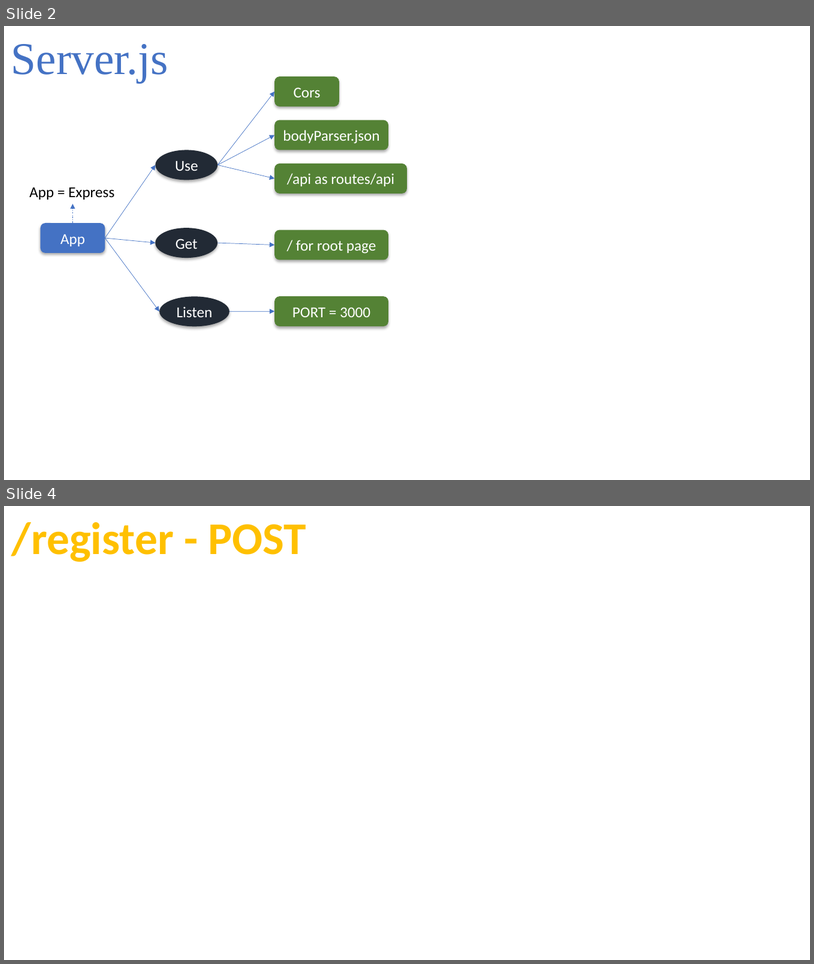
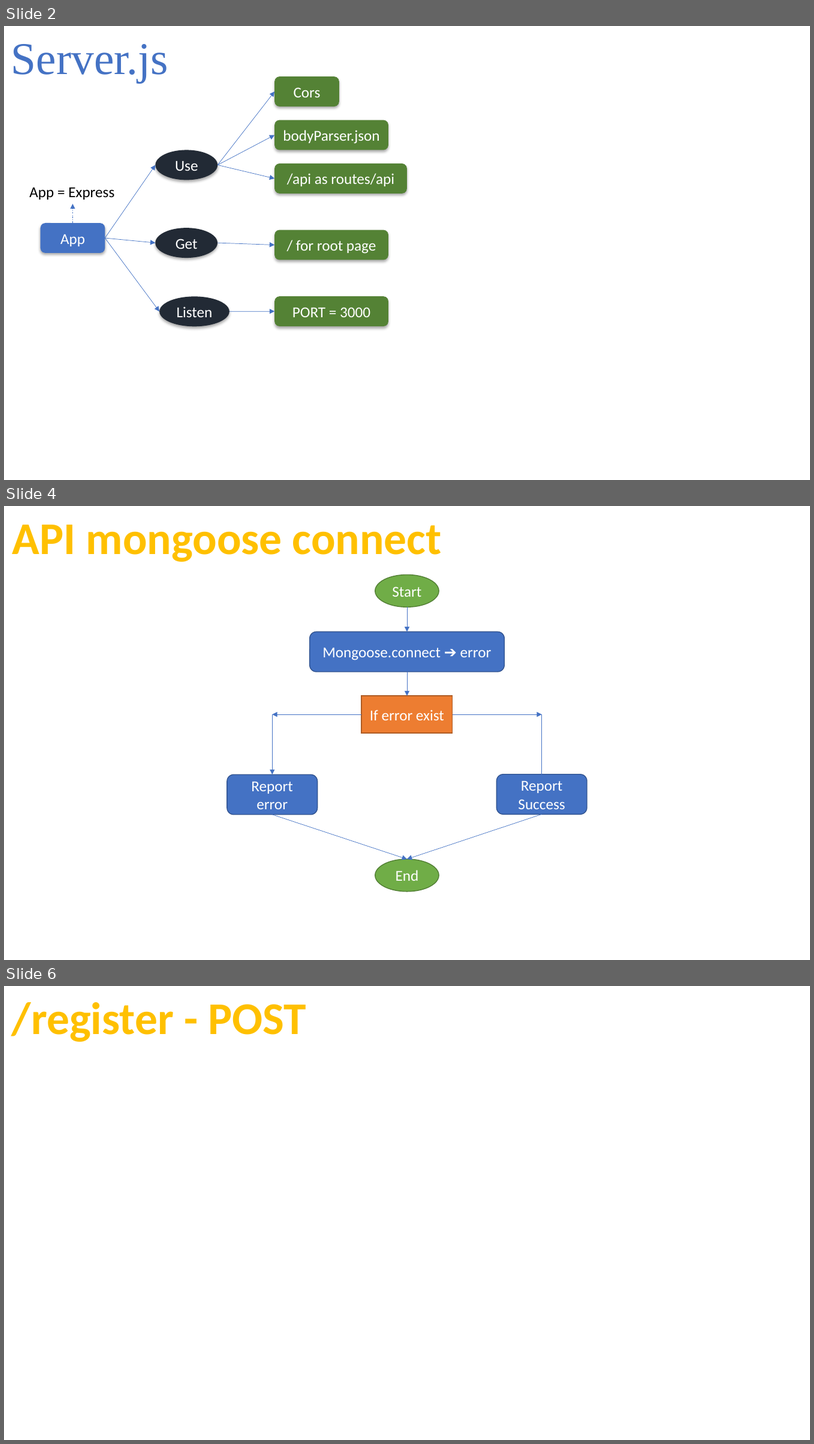
Before and after one commit to fxanhkhoa/School_Management_System, a slide deck: Documents/design/Nodejs-Restful-API/restful-api-design.pptx. Shown one above the other, each under a label of ours: slides 2 and 4 before the commit, slides 2, 4 and 6 after it; the slides between them are not shown. The pictures are 814x964 and 814x1444 pixels, drawn with LibreOffice and Linux fonts; fonts in the diff are those of the drawing. Boxes give left, top, right and bottom in pixels: in the first picture for what was removed or moved away, otherwise in the second. Text is boxed around its words. In the diff, an @@ line names an element or a change of style, - is before the commit and + after.

```diff
--- a/Documents/design/Nodejs-Restful-API/restful-api-design.pptx
+++ b/Documents/design/Nodejs-Restful-API/restful-api-design.pptx
@@ slide 4 added at (x1=4, y1=506, x2=810, y2=960), background #FFFFFF @@
@@ text added at (x1=12, y1=525, x2=442, y2=562), 54 pt, text #FFC000, bold @@
+API mongoose connect
@@ ellipse added at (x1=375, y1=575, x2=440, y2=607), fill #70AD47, outline #538035 1 pt, 18 pt, text #FFFFFF @@
+Start
@@ arrow added from (408, 607) to (408, 632), #4472C4 0.5 pt @@
@@ rounded rectangle added at (x1=310, y1=632, x2=505, y2=672), fill #4472C4, outline #325491 1 pt, 18 pt, text #FFFFFF @@
+Mongoose.connect ➔ error
@@ arrow added from (408, 672) to (408, 696), #4472C4 0.5 pt @@
@@ rectangle added at (x1=362, y1=696, x2=452, y2=733), fill #ED7D31, outline #AF5C24 1 pt, 18 pt, text #FFFFFF @@
+If error exist
@@ arrow added from (362, 714) to (273, 714), #4472C4 0.5 pt @@
@@ arrow added from (273, 714) to (273, 775), #4472C4 0.5 pt @@
@@ arrow added from (453, 714) to (542, 714), #4472C4 0.5 pt @@
@@ arrow added from (542, 714) to (542, 782), #4472C4 0.5 pt @@
@@ rounded rectangle added at (x1=227, y1=775, x2=317, y2=814), fill #4472C4, outline #325491 1 pt, 18 pt, text #FFFFFF @@
+Report error
@@ rounded rectangle added at (x1=497, y1=774, x2=587, y2=814), fill #4472C4, outline #325491 1 pt, 18 pt, text #FFFFFF @@
+Report Success
@@ arrow added from (273, 814) to (408, 859), #4472C4 0.5 pt @@
@@ arrow added from (542, 814) to (408, 859), #4472C4 0.5 pt @@
@@ ellipse added at (x1=375, y1=859, x2=440, y2=891), fill #70AD47, outline #538035 1 pt, 18 pt, text #FFFFFF @@
+End
@@ what was slide 4 is now slide 6 @@
```
Also in this commit, not shown: 1 slide changed, 1 other slide added, 13 other files.
